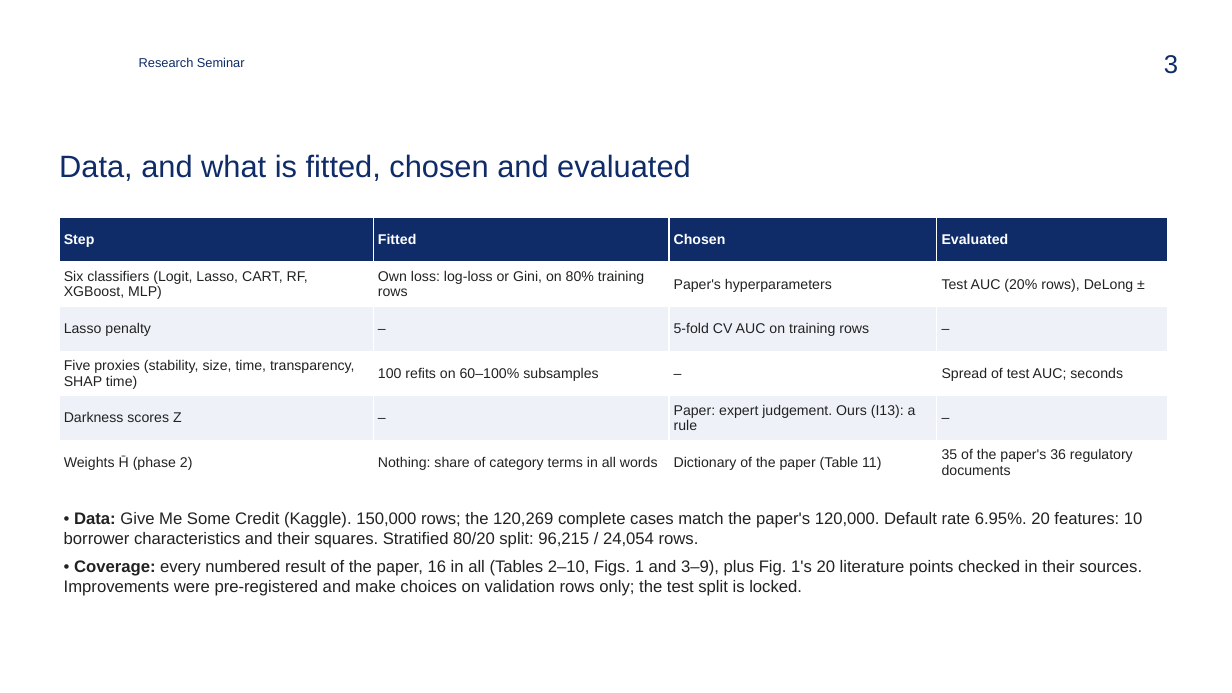
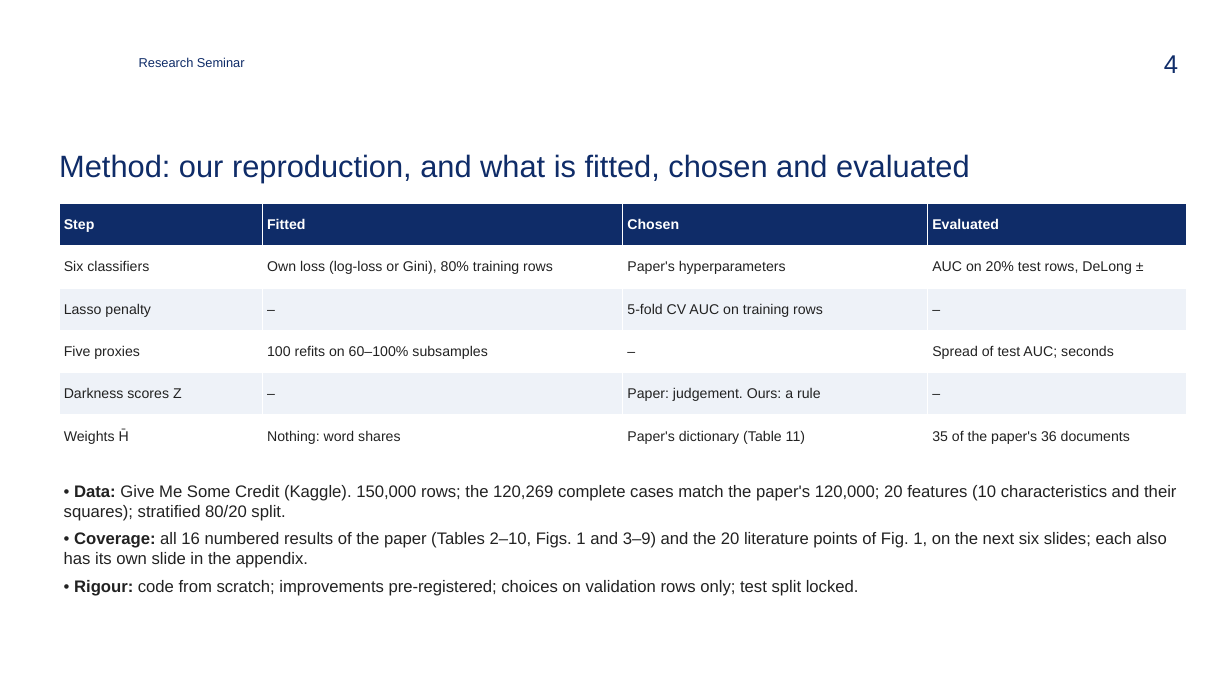
Before and after one commit to zavaz5/ml-model-risk, a slide deck: slide 4 of docs/presentation.pptx (slide 3 before the commit). Drawn at 1232x693 pixels with LibreOffice and Linux fonts; fonts in the diff are those of the drawing; background and template pictures are left out. Boxes give left, top, right and bottom in pixels: in the first picture for what was removed or moved away, otherwise in the second. Text is boxed around its words. In the diff, an @@ line names an element or a change of style, - is before the commit and + after.

```diff
--- a/docs/presentation.pptx
+++ b/docs/presentation.pptx
@@ page number at bbox=[1164, 55, 1178, 73]: text changed @@
-3
+4
@@ title at bbox=[59, 154, 970, 182]: text changed @@
-Data, and what is fitted, chosen and evaluated
+Method: our reproduction, and what is fitted, chosen and evaluated
@@ table at bbox=[59, 203, 1187, 457] @@
-row 2: Six classifiers (Logit, Lasso, CART, RF, XGBoost, MLP) | Own loss: log-loss or Gini, on 80% training rows | Paper's hyperparameters | Test AUC (20% rows), DeLong ±
+row 2: Six classifiers | Own loss (log-loss or Gini), 80% training rows | Paper's hyperparameters | AUC on 20% test rows, DeLong ±
-row 4, column 1: Five proxies (stability, size, time, transparency, SHAP time)
+row 4, column 1: Five proxies
-row 5, column 3: Paper: expert judgement. Ours (I13): a rule
+row 5, column 3: Paper: judgement. Ours: a rule
-row 6: Weights H̄ (phase 2) | Nothing: share of category terms in all words | Dictionary of the paper (Table 11) | 35 of the paper's 36 regulatory documents
+row 6: Weights H̄ | Nothing: word shares | Paper's dictionary (Table 11) | 35 of the paper's 36 documents
@@ table: place and size @@
-table at bbox=[59, 217, 1168, 485]
+table at bbox=[59, 203, 1187, 457]
@@ text at bbox=[64, 485, 1176, 596]: text changed @@
-• Data: Give Me Some Credit (Kaggle). 150,000 rows; the 120,269 complete cases match the paper's 120,000. Default rate 6.95%. 20 features: 10 borrower characteristics and their squares. Stratified 80/20 split: 96,215 / 24,054 rows.
-• Coverage: every numbered result of the paper, 16 in all (Tables 2–10, Figs. 1 and 3–9), plus Fig. 1's 20 literature points checked in their sources. Improvements were pre-registered and make choices on validation rows only; the test split is locked.
+• Data: Give Me Some Credit (Kaggle). 150,000 rows; the 120,269 complete cases match the paper's 120,000; 20 features (10 characteristics and their squares); stratified 80/20 split.
+• Coverage: all 16 numbered results of the paper (Tables 2–10, Figs. 1 and 3–9) and the 20 literature points of Fig. 1, on the next six slides; each also has its own slide in the appendix.
+• Rigour: code from scratch; improvements pre-registered; choices on validation rows only; test split locked.
```
Also in this commit, not shown: 13 other slides changed, 10 slides added, 18 other files.
